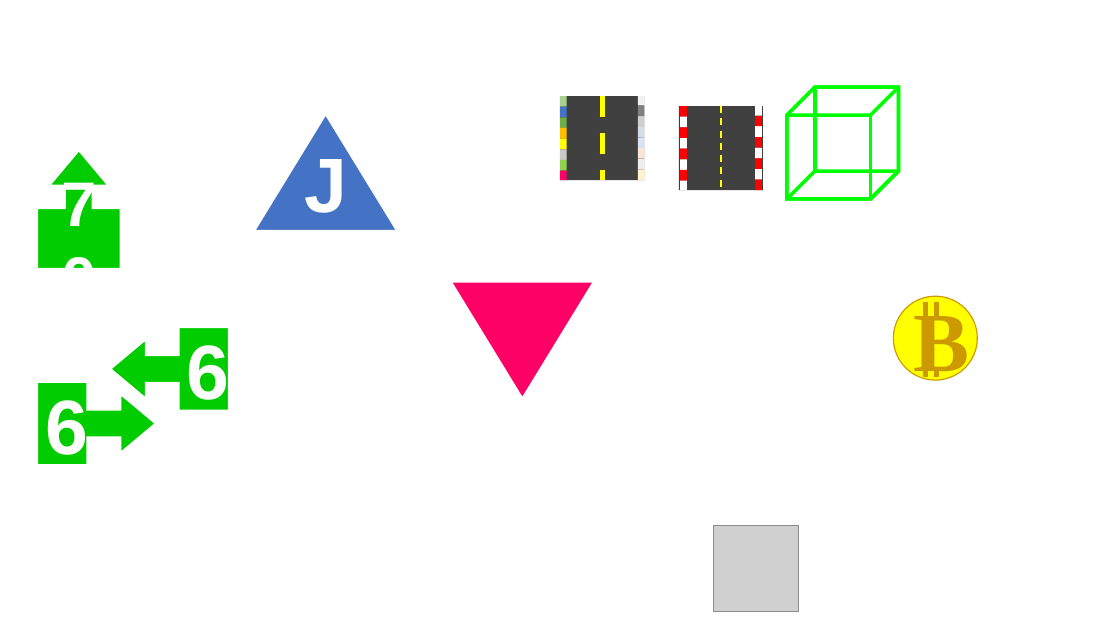
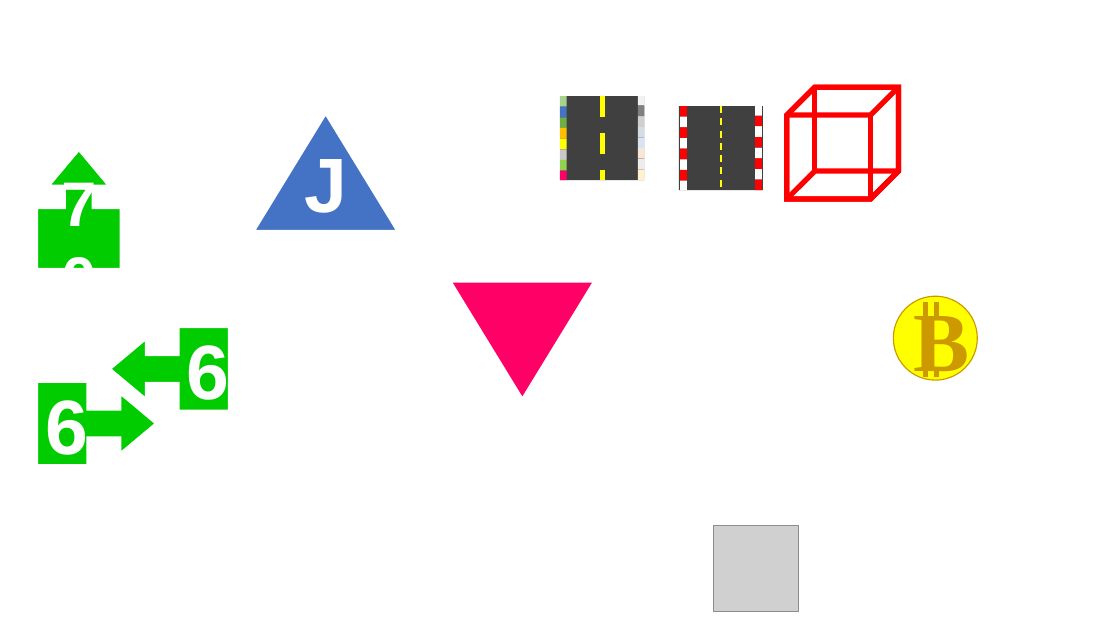
Before and after one commit to Strikerg13/PoorlyAnimatedRacing, a slide deck: slide 1 of PoorlyAnimatedRacing/Assets/Sprites/PPT Sprite Work.pptx. Drawn at 1120x630 pixels with LibreOffice and Linux fonts; fonts in the diff are those of the drawing; grey boxes stand for pictures. Boxes give left, top, right and bottom in pixels: in the first picture for what was removed or moved away, otherwise in the second. Text is boxed around its words. In the diff, an @@ line names an element or a change of style, - is before the commit and + after.

```diff
--- a/PoorlyAnimatedRacing/Assets/Sprites/PPT Sprite Work.pptx
+++ b/PoorlyAnimatedRacing/Assets/Sprites/PPT Sprite Work.pptx
@@ cube at <box>787,87,899,199</box>: outline #00FF00 3 pt to #FF0000 4.5 pt @@
@@ cube at <box>787,87,899,199</box>: outline #00FF00 3 pt to #FF0000 4.5 pt @@
```
Also in this commit, not shown: 39 other files.
